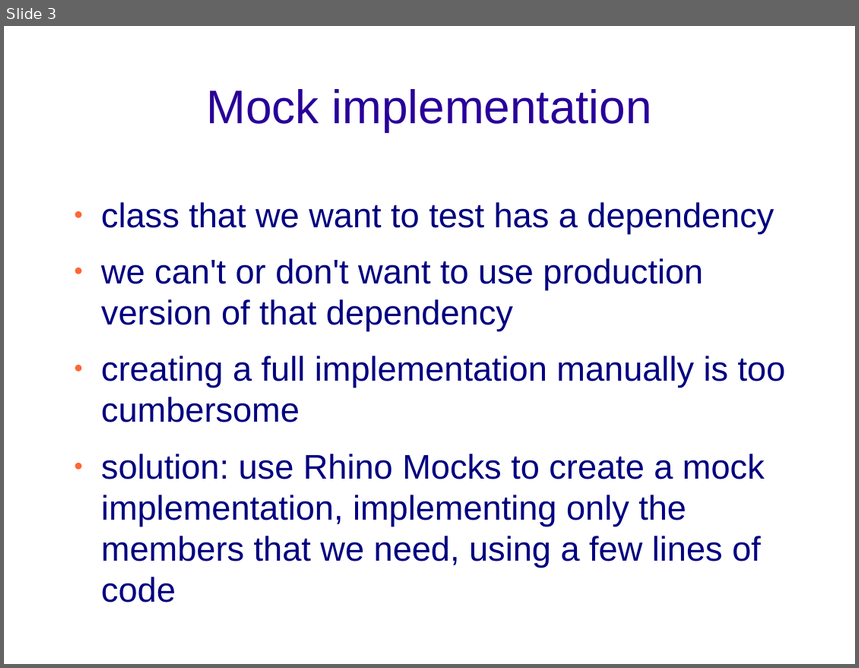
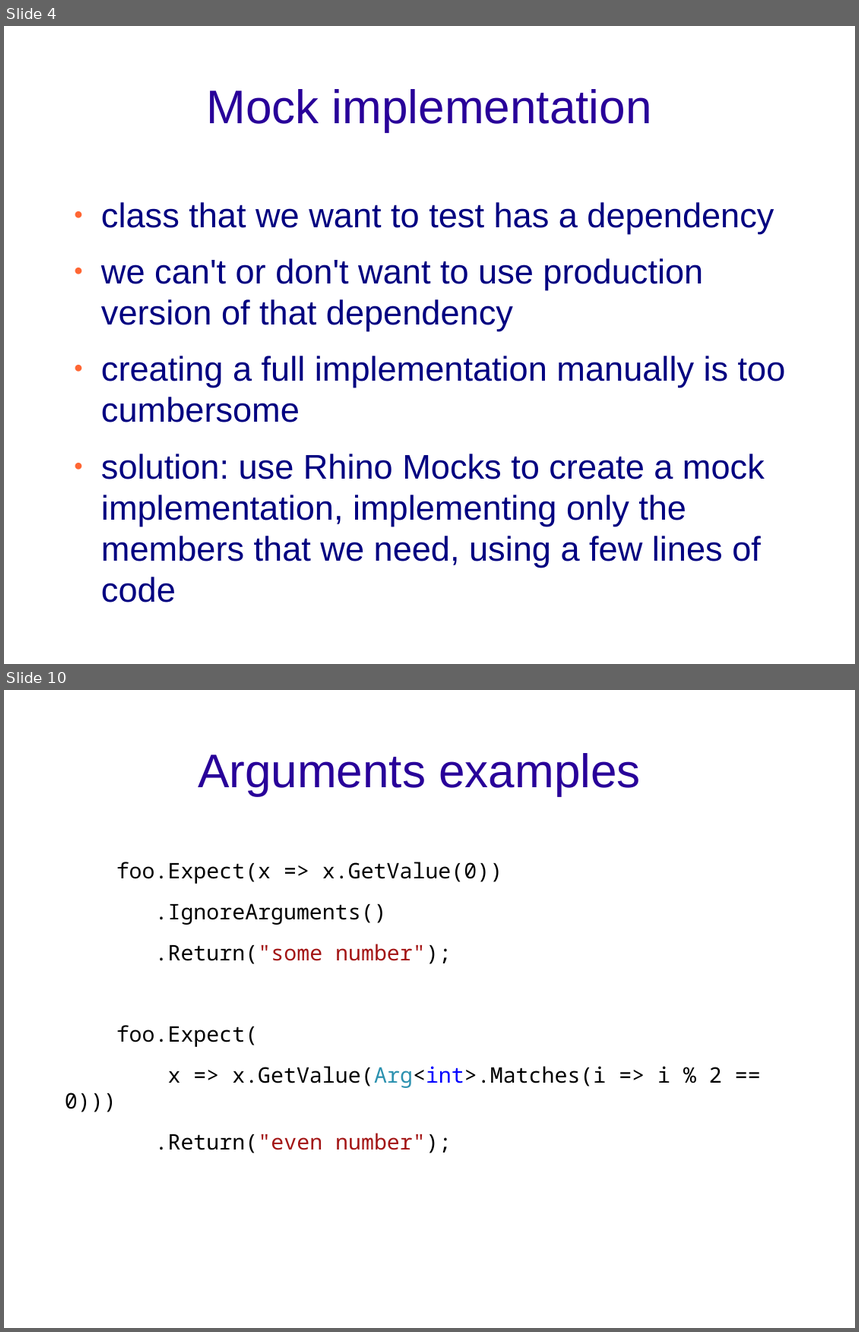
Before and after one commit to svick/Rhino-Mocks-presentation, a slide deck: Rhino Mocks.odp. Shown one above the other, each under a label of ours: slide 3 before the commit, slides 4 and 10 after it; the slides between them are not shown. The pictures are 859x668 and 859x1332 pixels, drawn with LibreOffice and Linux fonts; fonts in the diff are those of the drawing; background and template pictures are left out. Boxes give left, top, right and bottom in pixels: in the first picture for what was removed or moved away, otherwise in the second. Text is boxed around its words. In the diff, an @@ line names an element or a change of style, - is before the commit and + after.

```diff
--- a/Rhino Mocks.odp
+++ b/Rhino Mocks.odp
@@ slide 10 added at (4,690,855,1328), background picture (left out) @@
@@ title added at (198,753,641,796), 44 pt, text #280099 @@
+Arguments examples
@@ text added at (116,862,722,1154), 20 pt, text #000000 @@
+foo.Expect(x => x.GetValue(0))
+.IgnoreArguments()
+.Return("some number");
+foo.Expect(
+x => x.GetValue(Arg<int>.Matches(i => i % 2 == 0)))
+.Return("even number");
@@ what was slide 3 is now slide 4 @@
```
Also in this commit, not shown: 4 slides changed, 5 other slides added, 1 other file.
